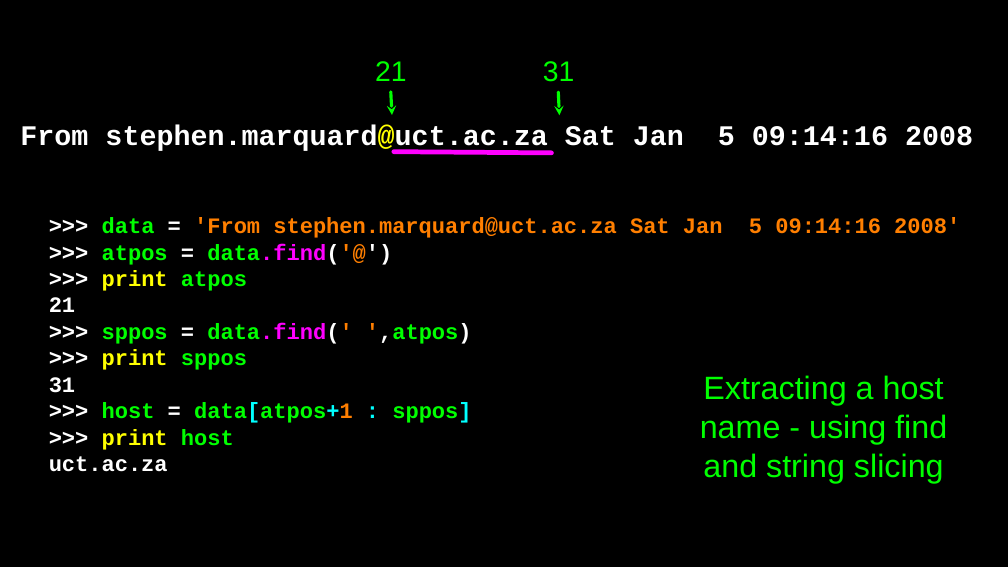
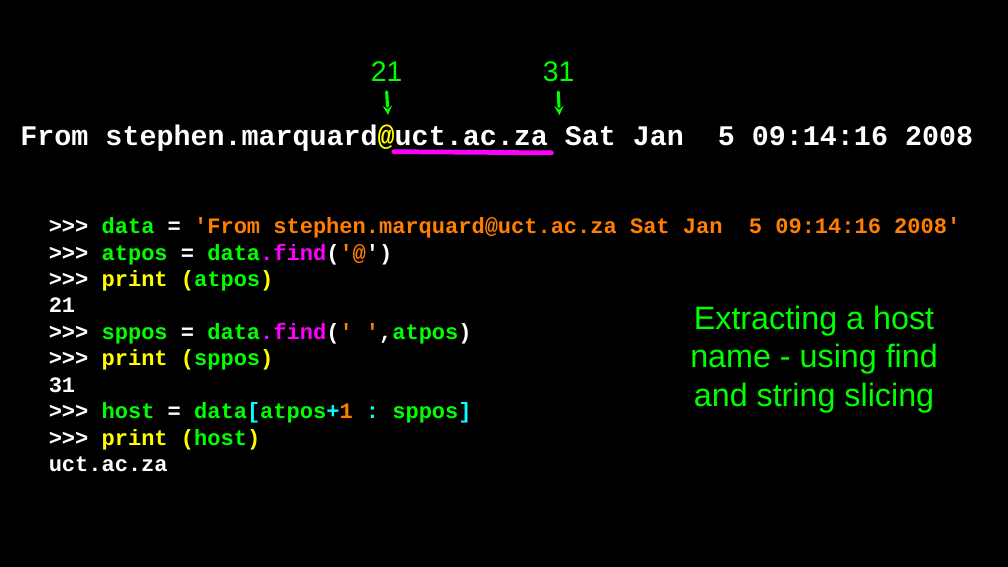
Before and after one commit to csev/py4e, a slide deck: slide 22 of lectures3/Pythonlearn-11-Regex.pptx (slide 21 before the commit). Drawn at 1008x567 pixels with LibreOffice and Linux fonts; fonts in the diff are those of the drawing. Boxes give left, top, right and bottom in pixels: in the first picture for what was removed or moved away, otherwise in the second. Text is boxed around its words. In the diff, an @@ line names an element or a change of style, - is before the commit and + after.

```diff
--- a/lectures3/Pythonlearn-11-Regex.pptx
+++ b/lectures3/Pythonlearn-11-Regex.pptx
@@ text "21": place and size @@
-text "21" at [375,61,407,81]
+text "21" at [371,61,403,81]
@@ arrow moved from (392, 115) - (391, 92) to (388, 115) - (387, 92) @@
@@ text at [102,270,274,291]: text changed @@
->>> print atpos
+>>> print (atpos)
@@ text "Extracting a host name - ...": place and size @@
-text "Extracting a host name - ..." at [700,375,947,483]
+text "Extracting a host name - ..." at [690,305,938,412]
@@ text at [102,350,274,370]: text changed @@
->>> print sppos
+>>> print (sppos)
@@ text at [102,429,260,450]: text changed @@
->>> print host
+>>> print (host)
```
Also in this commit, not shown: 24 other slides changed, 1 slide added, 3 other files.
